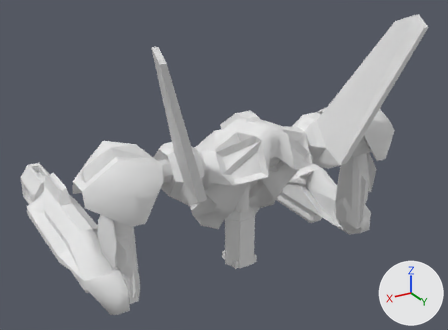
Before and after pictures for a commit that changed the FBX model Assets/tempassets/Mech_walkcycle_torso.FBX.
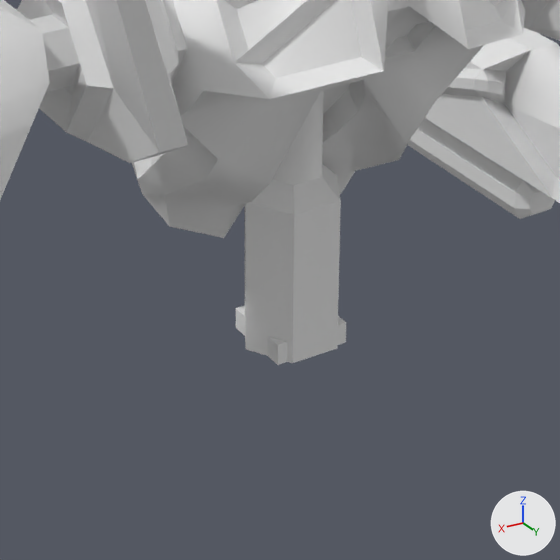
Each version is shown whole from a camera (50 mm lens) standing at (5.75, 9.48, 10.18) and looking at (-0.23, -0.49, 5.19), then close up on the part from 33% to 72% of the width and 47% to 100% of the height. The lights are fixed; the arrows at lower right show +X, +Y and +Z. Where no turn or scale is listed for an object, it has been applied to the vertices. Vertices at the same position are counted once.

In view in the first close-up: 'L_shoulder001', 'R_cannon001', 'Spine001', 'Torso001', 'Torso_pelvis_hidden'.
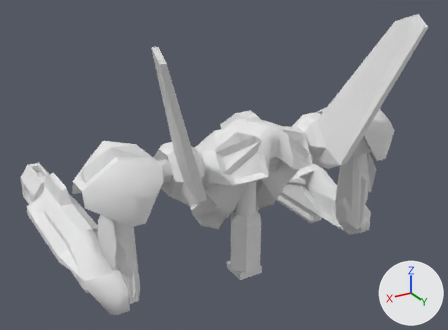
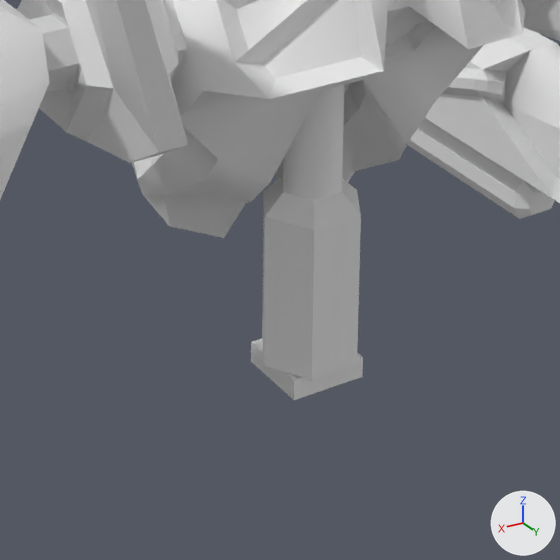
Location of each change, [x1, y1, x2, y2] in pixels of the close-ups (560 x 560 px):
'Spine001', moved
    before: [245, 91, 341, 363]
    after: [262, 85, 361, 380]
'Torso_pelvis_hidden', moved
    before: [236, 305, 346, 365]
    after: [251, 338, 363, 400]

The change, as a list of edits to the scene's bpy script:
```text
Change me_mesh_008:
    where me_mesh_008.from_pydata(...)  # 8 vertices, 12 faces; spans x -0.25..0.25, y -0.249..0.251, z 0.086..0.229
    used by ob_torso_pelvis_hidden; location = (0.0, 0.477, 3.461)
    me_mesh_008 part 1: the whole mesh is moved by (0.0, -0.001, -0.086)
Change ob_spine001:
    ob_spine001.location: (0.0, 0.477, 0.0) -> (0.0, 0.694, 0.0)
Change ob_torso_pelvis_hidden:
    ob_torso_pelvis_hidden.location: (0.0, 0.477, 3.461) -> (0.0, 0.666, 3.4)
```
